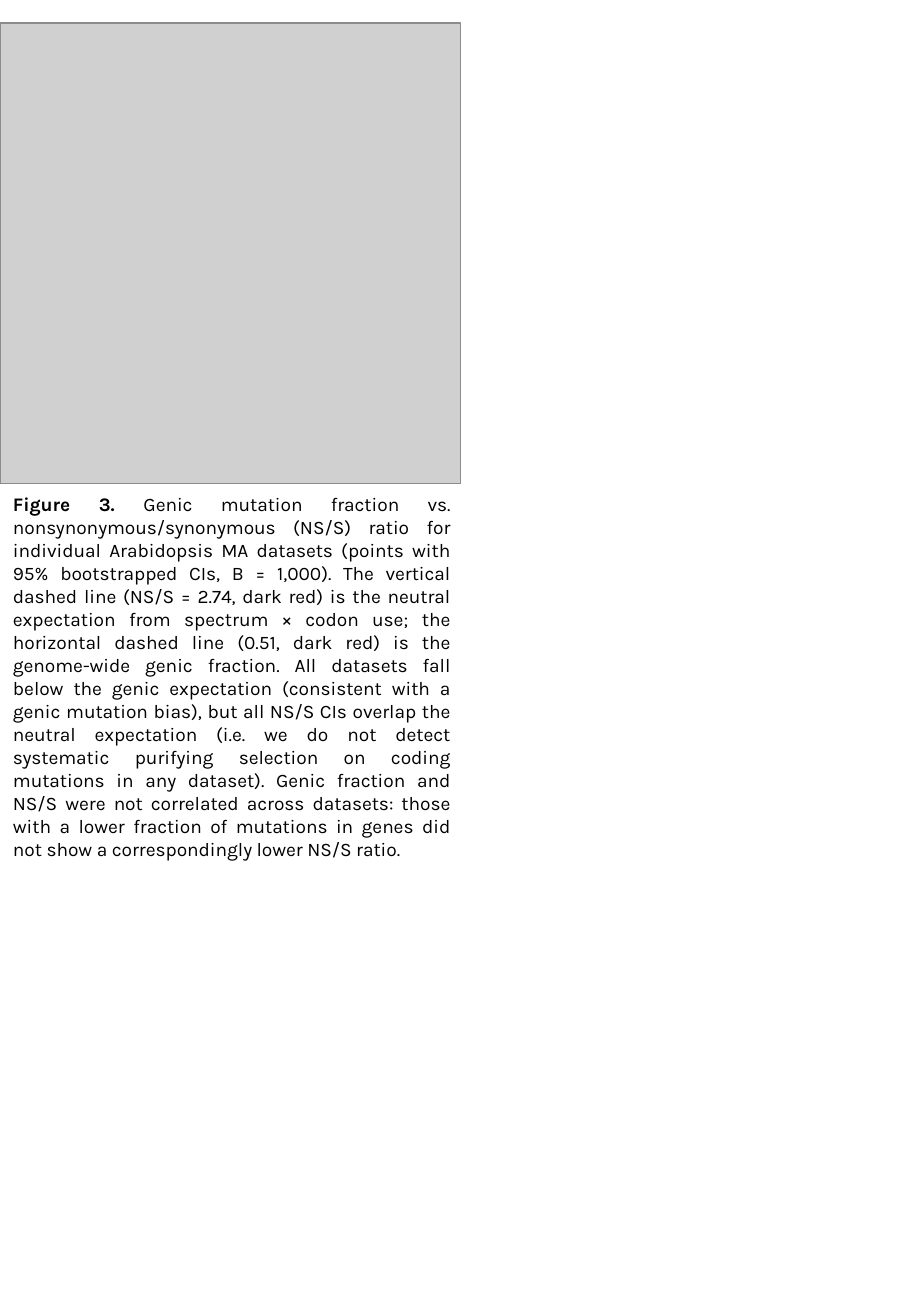
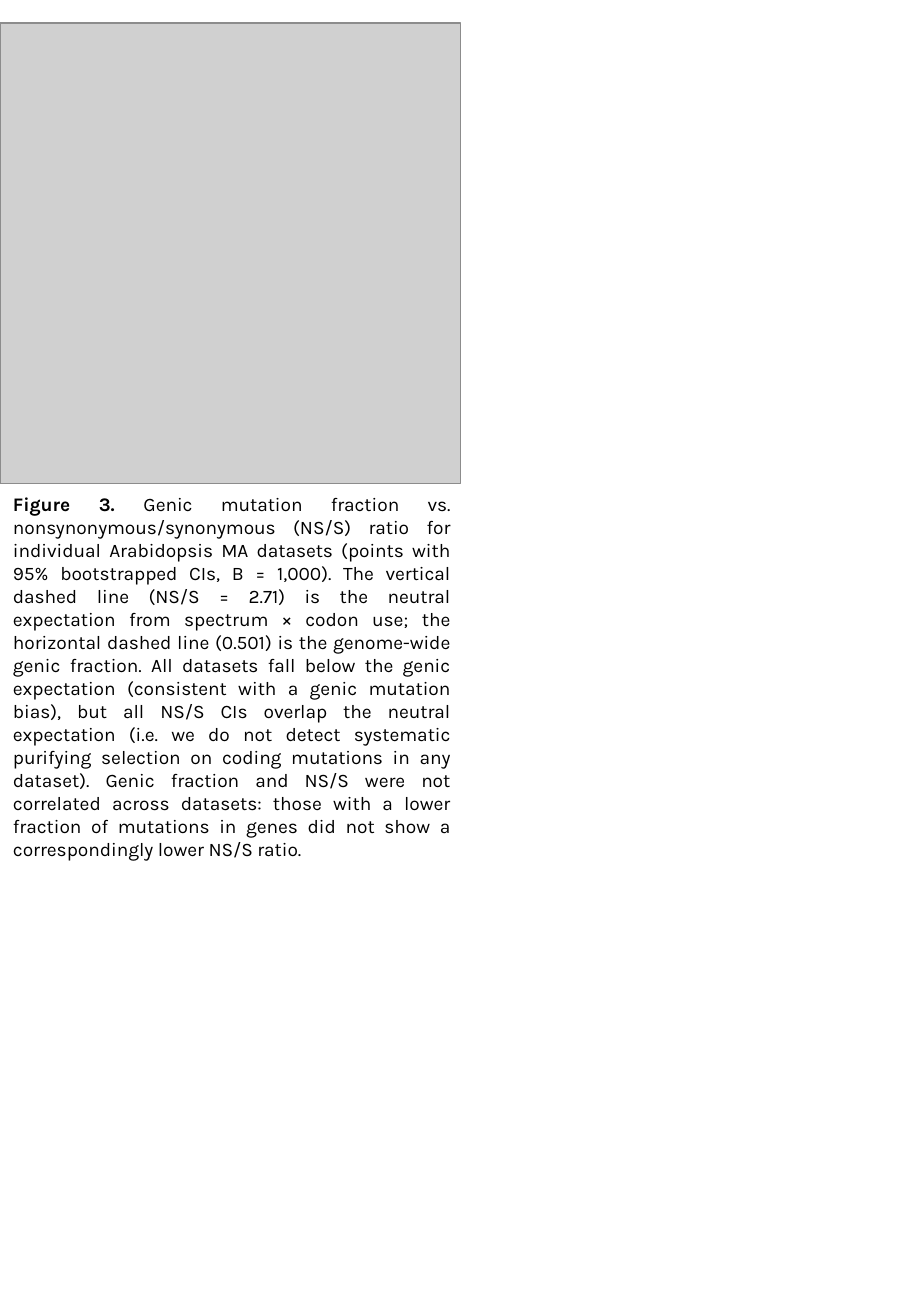
Before and after one commit to greymonroe/At_devel_sel, a slide deck: slide 3 of figures/Developmental_selection_figures.pptx. Drawn at 921x1316 pixels with LibreOffice and Linux fonts; fonts in the diff are those of the drawing; grey boxes stand for pictures. Boxes give left, top, right and bottom in pixels: in the first picture for what was removed or moved away, otherwise in the second. Text is boxed around its words. In the diff, an @@ line names an element or a change of style, - is before the commit and + after.

```diff
--- a/figures/Developmental_selection_figures.pptx
+++ b/figures/Developmental_selection_figures.pptx
@@ text at box(13, 497, 451, 861): text changed @@
-Figure 3. Genic mutation fraction vs. nonsynonymous/synonymous (NS/S) ratio for individual Arabidopsis MA datasets (points with 95% bootstrapped CIs, B = 1,000). The vertical dashed line (NS/S = 2.74, dark red) is the neutral expectation from spectrum × codon use; the horizontal dashed line (0.51, dark red) is the genome-wide genic fraction. All datasets fall below the genic expectation (consistent with a genic mutation bias), but all NS/S CIs overlap the neutral expectation (i.e. we do not detect systematic purifying selection on coding mutations in any dataset). Genic fraction and NS/S were not correlated across datasets: those with a lower fraction of mutations in genes did not show a correspondingly lower NS/S ratio.
+Figure 3. Genic mutation fraction vs. nonsynonymous/synonymous (NS/S) ratio for individual Arabidopsis MA datasets (points with 95% bootstrapped CIs, B = 1,000). The vertical dashed line (NS/S = 2.71) is the neutral expectation from spectrum × codon use; the horizontal dashed line (0.501) is the genome-wide genic fraction. All datasets fall below the genic expectation (consistent with a genic mutation bias), but all NS/S CIs overlap the neutral expectation (i.e. we do not detect systematic purifying selection on coding mutations in any dataset). Genic fraction and NS/S were not correlated across datasets: those with a lower fraction of mutations in genes did not show a correspondingly lower NS/S ratio.
```
Also in this commit, not shown: 1 other slide changed, 10 other files.
